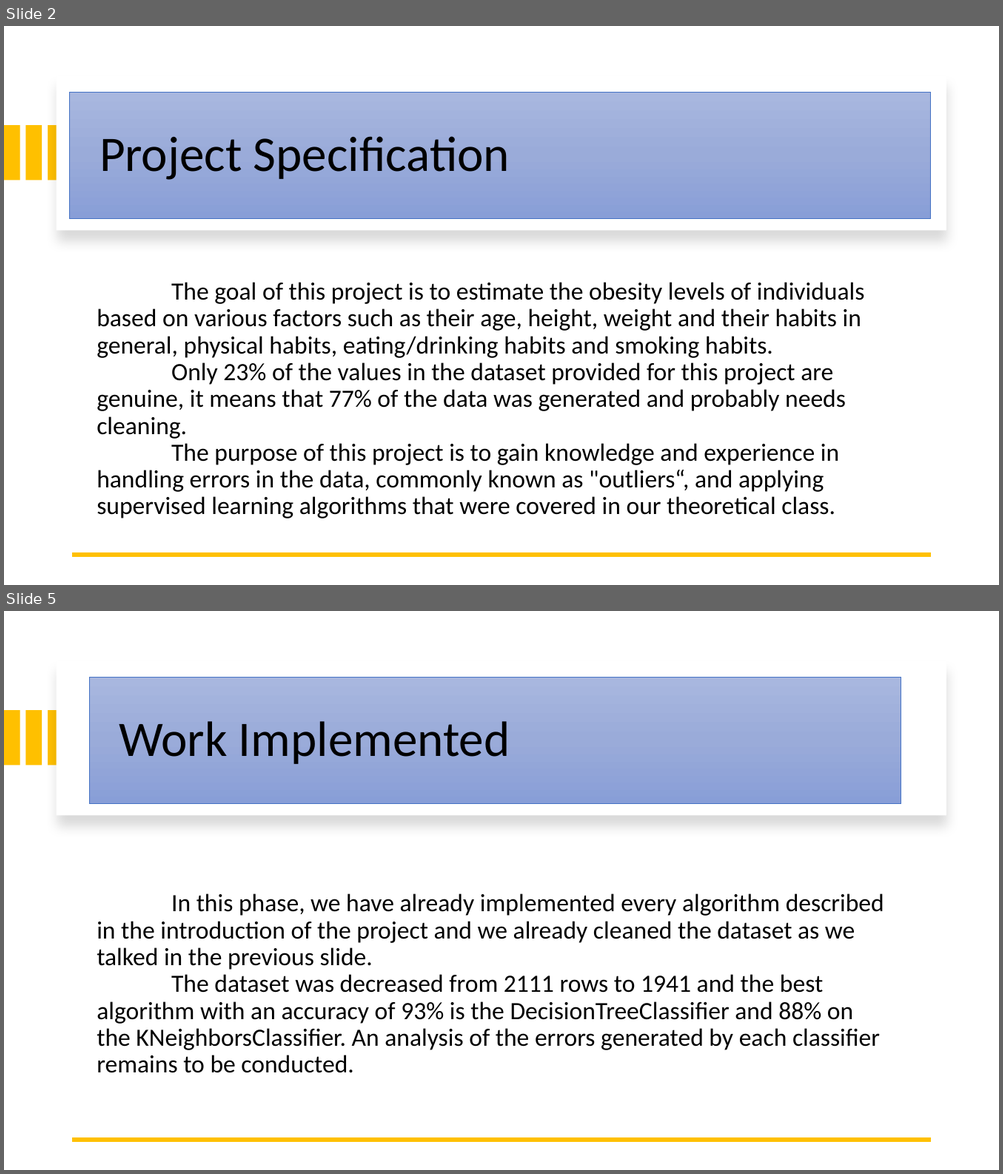
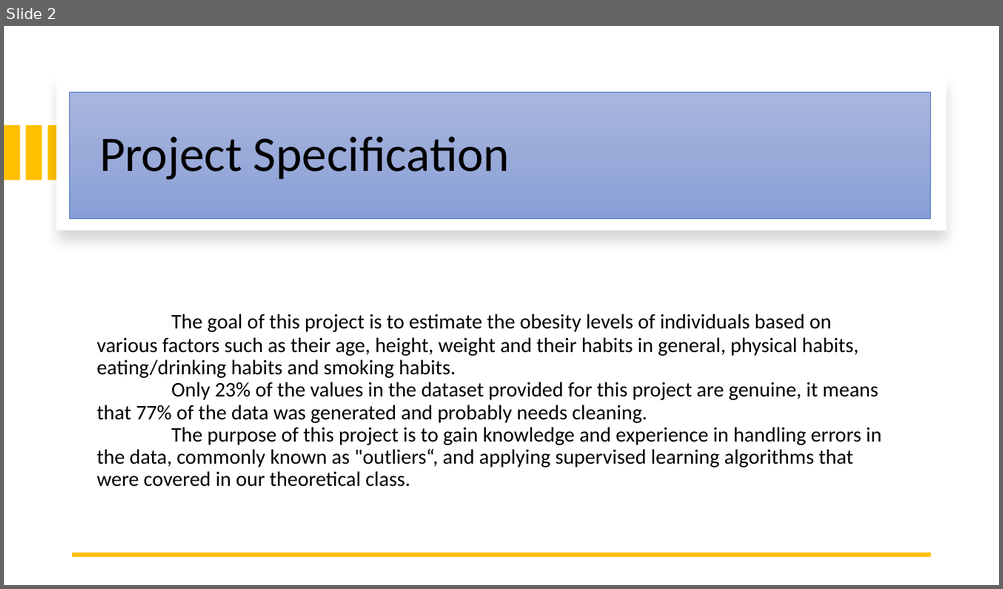
Before and after one commit to Eduardoramos123/IA_Projeto2, a slide deck: docs/checkpoint.pptx. Shown one above the other, each under a label of ours: slides 2 and 5 before the commit, slide 2 after it; the slides between them are not shown. The pictures are 1003x1174 and 1003x589 pixels, drawn with LibreOffice and Linux fonts; fonts in the diff are those of the drawing. Boxes give left, top, right and bottom in pixels: in the first picture for what was removed or moved away, otherwise in the second. Text is boxed around its words. In the diff, an @@ line names an element or a change of style, - is before the commit and + after.

```diff
--- a/docs/checkpoint.pptx
+++ b/docs/checkpoint.pptx
@@ slide 5 removed at (4, 611, 999, 1170), background #FFFFFF @@
@@ rectangle removed at (57, 661, 946, 815) @@
@@ title removed at (89, 678, 900, 804) @@
-Work Implemented
@@ rectangle removed at (4, 710, 20, 766) @@
@@ rectangle removed at (25, 710, 41, 766) @@
@@ rectangle removed at (48, 710, 64, 766) @@
@@ text removed at (96, 894, 884, 1073) @@
-In this phase, we have already implemented every algorithm described in the introduction of the project and we already cleaned the dataset as we talked in the previous slide.
-The dataset was decreased from 2111 rows to 1941 and the best algorithm with an accuracy of 93% is the DecisionTreeClassifier and 88% on the KNeighborsClassifier. An analysis of the errors generated by each classifier remains to be conducted.
@@ line removed from (930, 1140) to (73, 1140) @@
@@ slide 2 changed as well @@
@@ text "The goal of this project ..." at (96, 314, 881, 487): size 24 to 20 pt @@
```
Also in this commit, not shown: 2 other slides changed, 6 slides added, 1 other slide removed, 2 other files.
